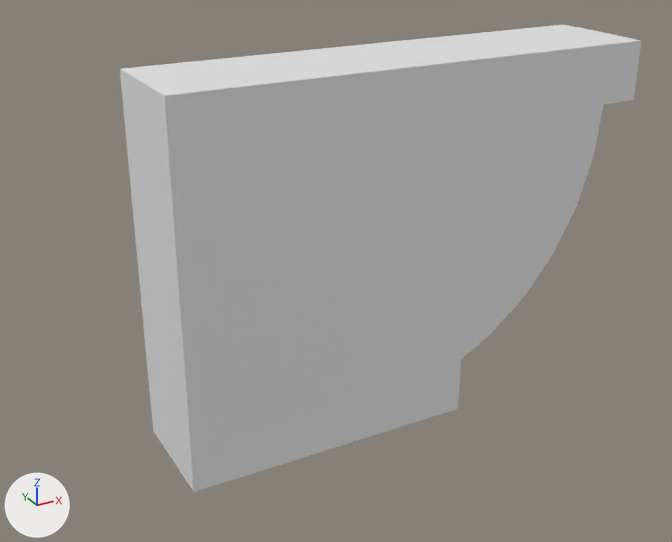
Two versions of the glTF model public/models/corbel.glb, one commit apart.
Camera for both pictures: a 50 mm camera at (-0.095, -0.245, 0.113) aimed at (0.041, 0.001, -0.01). The lights are fixed; the arrows at lower left show +X, +Y and +Z. Where no turn or scale is listed for an object, it has been applied to the vertices. Vertices at the same position are counted once.

Script lines for the objects in view, before the commit:
```python
me_cube_005 = bpy.data.meshes.new('Cube.005')
me_cube_005.from_pydata(...)  # 48 vertices, 88 faces; spans x -0.094..0.071, y -0.019..0.019, z -0.068..0.054
ob_corbel = bpy.data.objects.new('corbel', me_cube_005)
ob_corbel.location = (0.0737, 0.0, 0.0051)
```
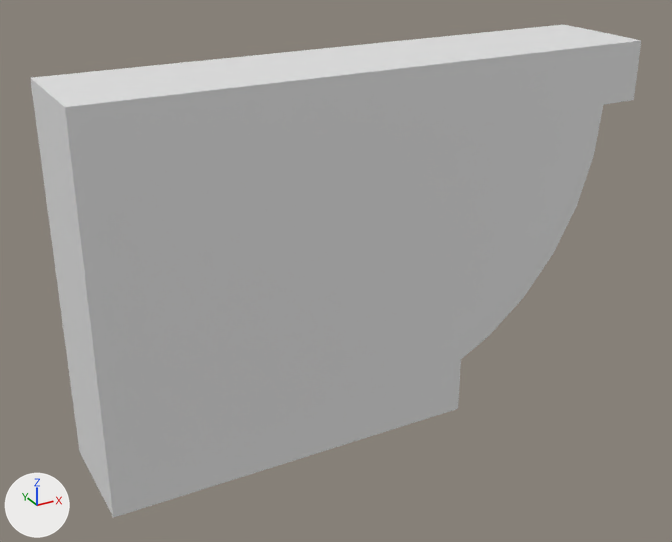
The newer file is also turned or shifted as a whole; pictures and numbers use the older file's frame.

Changed parts and their boxes (x1, y1, x2, y2) in the pictures (672 x 542 px):
'corbel', reshaped (17% wider): before (120, 25, 641, 492); after (30, 25, 641, 518)
part 1 of me_cube_005, built on: before (120, 69, 194, 492); after (30, 69, 194, 518)

Edits to the bpy script that builds the scene:
```text
Change me_cube_005:
    used by ob_corbel; location = (0.0737, 0.0, 0.0051)
    remove me_cube_005.from_pydata(...)  # 48 vertices, 88 faces; spans x -0.094..0.071, y -0.019..0.019, z -0.068..0.054
    add me_cube_005.from_pydata(...)  # 56 vertices, 104 faces; spans x -0.119..0.071, y -0.019..0.019, z -0.068..0.054
    me_cube_005 part 1
    6 faces are deleted
    8 new vertices lie (-0.025, 0.0, 0.0) away from vertices in x -0.094, y -0.019..0.019, z -0.068..0.054
    22 new faces join them
```
